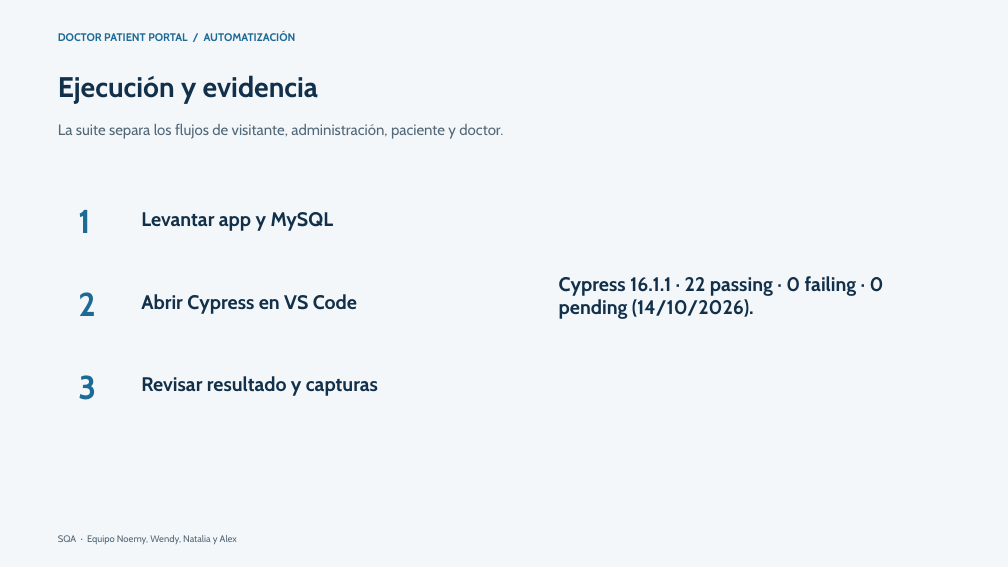
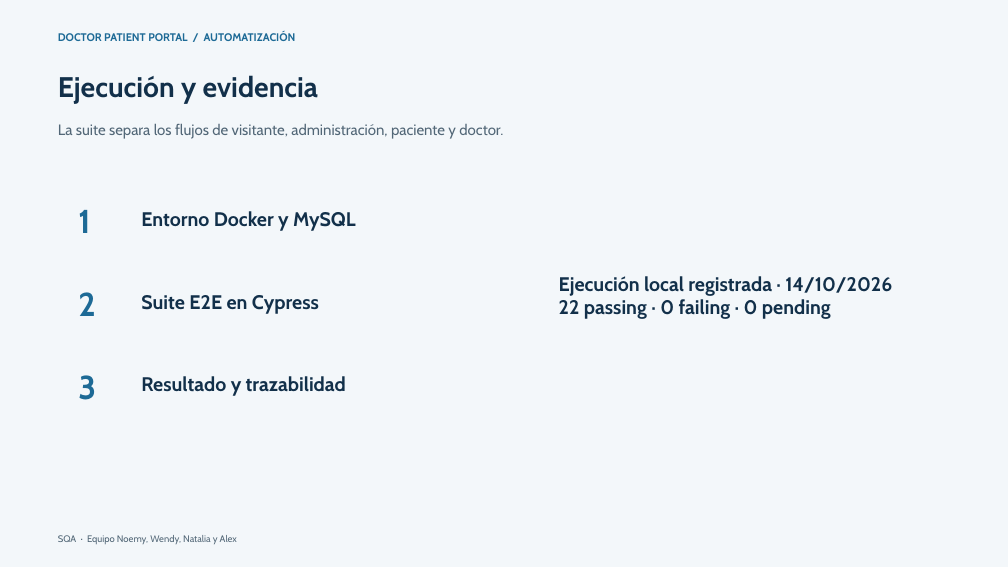
Before and after one commit to Lurey14/doctor-patient-portal-sqa-cypress, a slide deck: slide 4 of entregables/04-Exposicion-Organizacion-Git.pptx. Drawn at 1008x567 pixels with LibreOffice and Linux fonts; fonts in the diff are those of the drawing. Boxes give left, top, right and bottom in pixels: in the first picture for what was removed or moved away, otherwise in the second. Text is boxed around its words. In the diff, an @@ line names an element or a change of style, - is before the commit and + after.

```diff
--- a/entregables/04-Exposicion-Organizacion-Git.pptx
+++ b/entregables/04-Exposicion-Organizacion-Git.pptx
@@ text at box(141, 211, 356, 231): text changed @@
-Levantar app y MySQL
+Entorno Docker y MySQL
@@ text at box(141, 295, 319, 314): text changed @@
-Abrir Cypress en VS Code
+Suite E2E en Cypress
@@ text at box(559, 276, 892, 319): text changed @@
-Cypress 16.1.1 · 22 passing · 0 failing · 0 pending (14/10/2026).
+Ejecución local registrada · 14/10/2026
+22 passing · 0 failing · 0 pending
@@ text at box(141, 376, 346, 396): text changed @@
-Revisar resultado y capturas
+Resultado y trazabilidad
```
Also in this commit, not shown: 3 other slides changed, 8 other files.
